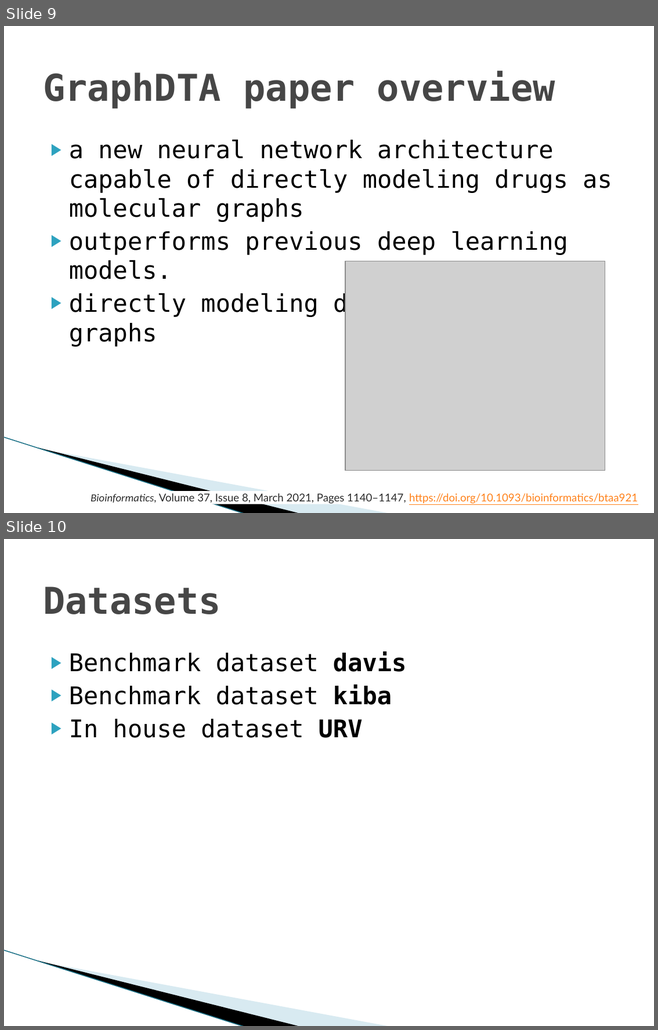
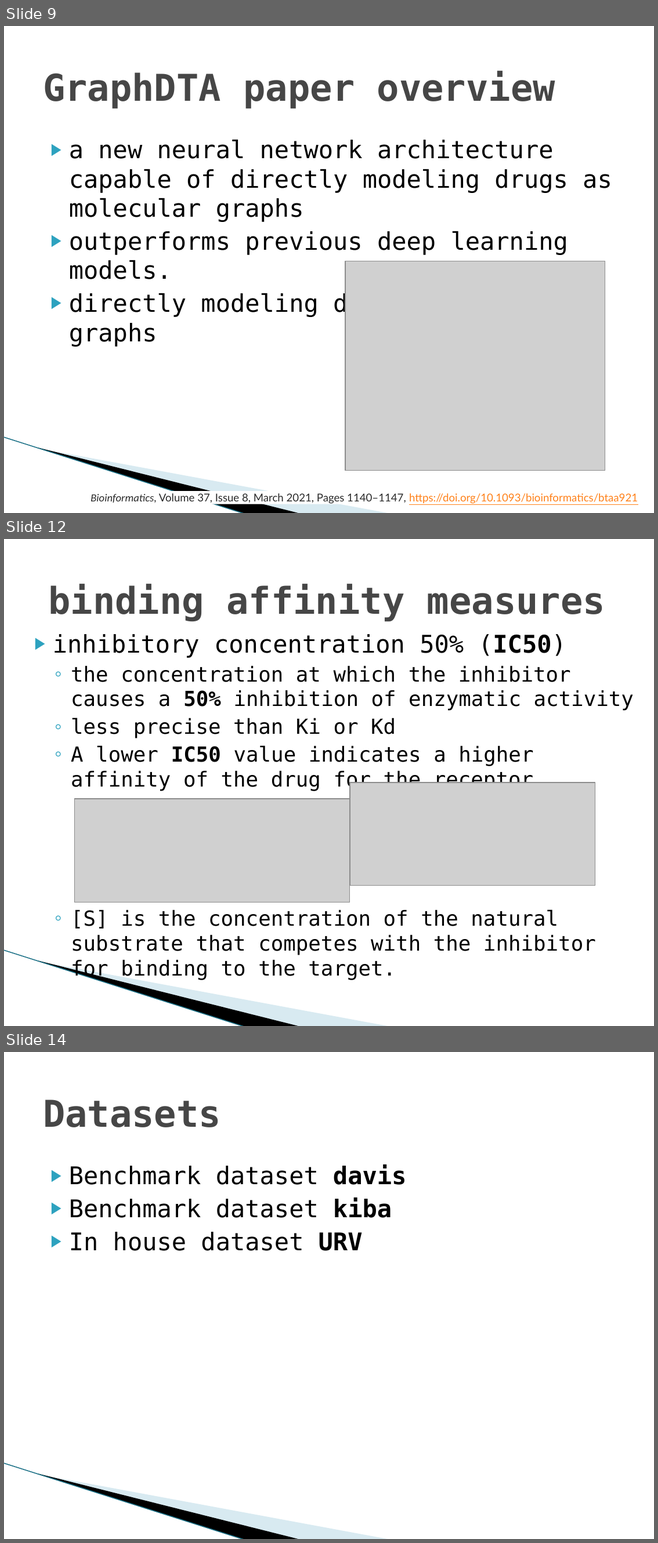
Before and after one commit to YoussefEzz/GraphDTA_forked, a slide deck: presentation/Drug Target affinity.pptx. Shown one above the other, each under a label of ours: slides 9 and 10 before the commit, slides 9, 12 and 14 after it; the slides between them are not shown. The pictures are 658x1030 and 658x1543 pixels, drawn with LibreOffice and Linux fonts; fonts in the diff are those of the drawing; grey boxes stand for pictures; background and template pictures are left out. Boxes give left, top, right and bottom in pixels: in the first picture for what was removed or moved away, otherwise in the second. Text is boxed around its words. In the diff, an @@ line names an element or a change of style, - is before the commit and + after.

```diff
--- a/presentation/Drug Target affinity.pptx
+++ b/presentation/Drug Target affinity.pptx
@@ slide 12 added at <box>4,539,654,1026</box>, background #FFFFFF; not listed: 3 template elements that a slide beside it also shows @@
@@ title added at <box>48,584,605,621</box>, 41 pt, text #464646, bold @@
+binding affinity measures
@@ text added at <box>53,634,633,980</box>, 23 pt, text #000000 @@
+▶ inhibitory concentration 50% (IC50)
+  ◦ the concentration at which the inhibitor causes a 50% inhibition of enzymatic activity
+  ◦ less precise than Ki or Kd
+  ◦ A lower IC50 value indicates a higher affinity of the drug for the receptor
+  ◦ [S] is the concentration of the natural substrate that competes with the inhibitor for binding to the target.
@@ picture added at <box>74,799,350,903</box> @@
@@ picture added at <box>350,783,594,885</box> @@
@@ what was slide 10 is now slide 14 @@
```
Also in this commit, not shown: 16 other slides added, 1 slide removed, 38 other files.
